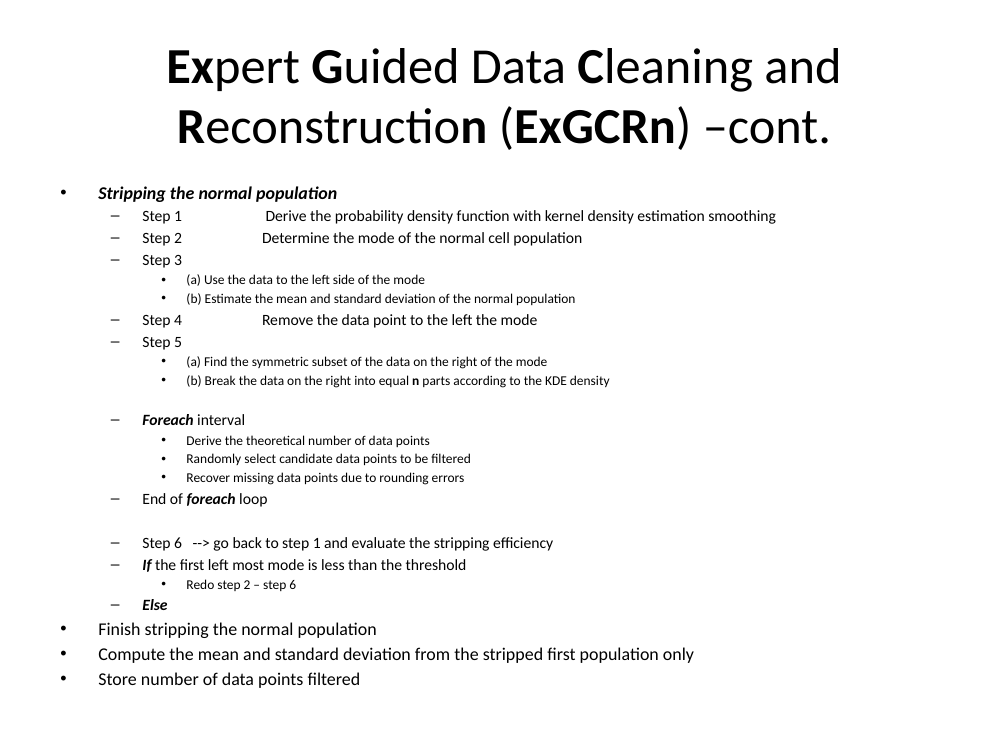
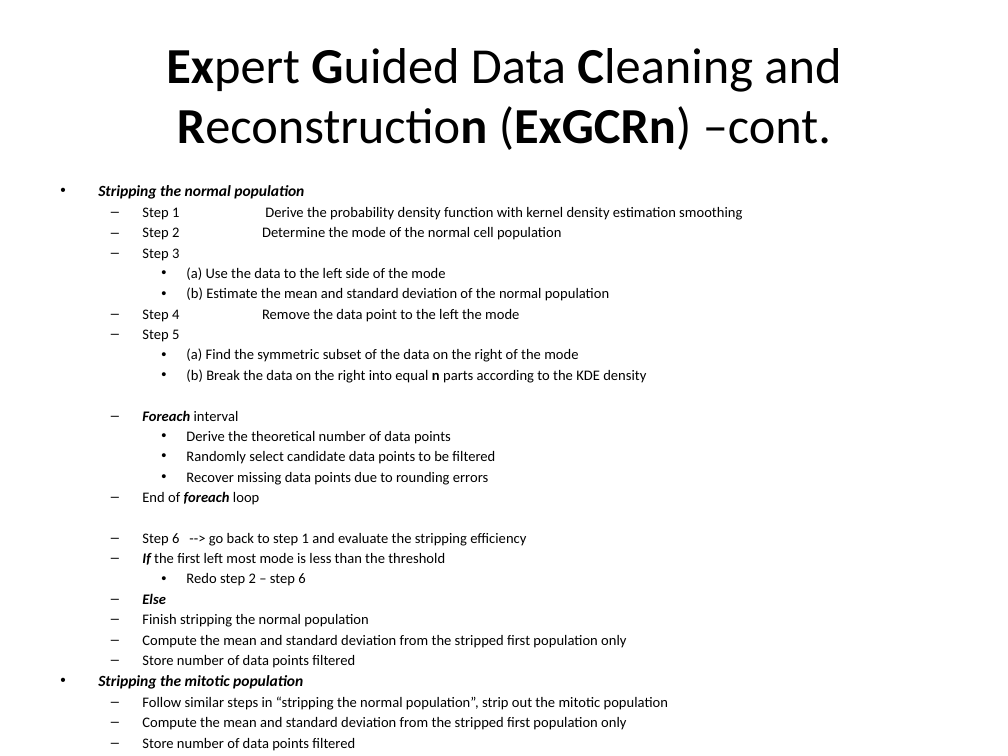
Before and after one commit to 2waybene/mixturemodel, a slide deck: slide 14 of BeijingMeeting/OralCancer.pptx (slide 18 before the commit). Drawn at 1008x756 pixels with LibreOffice and Linux fonts; fonts in the diff are those of the drawing. Boxes give left, top, right and bottom in pixels: in the first picture for what was removed or moved away, otherwise in the second. Text is boxed around its words. In the diff, an @@ line names an element or a change of style, - is before the commit and + after.

```diff
--- a/BeijingMeeting/OralCancer.pptx
+++ b/BeijingMeeting/OralCancer.pptx
@@ text at (98,185,742,668): size 12.8 to 11.1 pt in "Stripping the normal population"; size 11.2 to 10.4 pt in "Step 1 Derive the probability density function ...", "Step 2 Determine the mode of the ...", "Step 3", "Step 4 Remove the data point to ..." and 6 more places; size 9.6 to 10.4 pt in "(a) Use the data to the left ...", "(b) Estimate the mean and standard deviation ...", "(a) Find the symmetric subset of the ...", "(b) Break the data on the right ..." and 4 more places; size 12.8 to 10.4 pt in "Finish stripping the normal population", "Compute the mean and standard deviation from ...", "Store number of data points filtered"; bullet • to –; list level 1 to 2 in "Finish stripping the normal population"; list level 1 to 2 in "Compute the mean and standard ..."; list level 1 to 2 in "Store number of data points ..." @@
@@ text at (98,675,668,751): paragraphs added @@
+• Stripping the mitotic population
+  – Follow similar steps in “stripping the normal population”, strip out the mitotic population
+  – Compute the mean and standard deviation from the stripped first population only
+  – Store number of data points filtered
```
Also in this commit, not shown: 5 other slides changed, 14 slides added, 10 slides removed, 8 other files.
